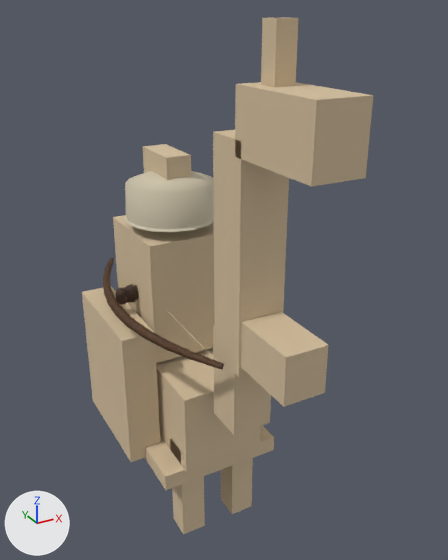
Two versions of the glTF model csharp/Unciv.Godot/Packs/units/models/unit/Camel Archer.glb, one commit apart.
Camera for both pictures: a 50 mm camera at (-0.665, -1.507, 1.397) aimed at (0.066, -0.179, 0.733). Lighting does not change. The marker at lower left points along +X, +Y and +Z. The picture after the commit comes second. Where no turn or scale is listed for an object, it has been applied to the vertices. Vertices at exactly the same position are counted once.

In view in the first picture: 'Bow', 'HorseMesh', 'Warrior'.
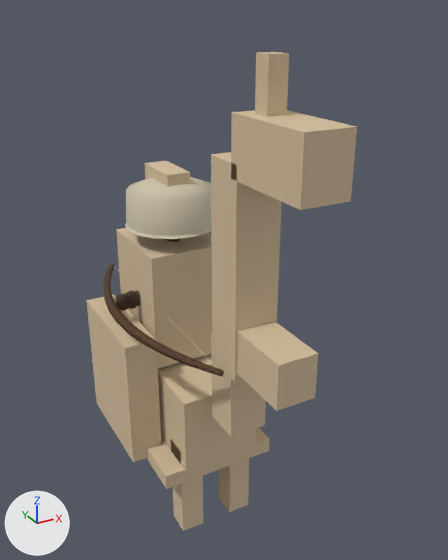
What changed in the scene script:
```text
Change me_horse:
    used by ob_horsemesh; location = (0.0, 0.0, 0.0)
    remove me_horse.from_pydata(...)  # 128 vertices, 192 faces; spans x -0.219..0.219, y -0.701..0.374, z 0.0..1.38
    add me_horse.from_pydata(...)  # 128 vertices, 192 faces; spans x -0.209..0.209, y -0.671..0.357, z 0.0..1.32
    me_horse part 1: the whole mesh is scaled about the mesh origin by 0.957
Change ob_warrior:
    ob_warrior.location: (0.0, 0.0, 0.437) -> (0.0, 0.0, 0.418)
Change ob_bow:
    ob_bow.location: (-0.139, -0.074, 0.653) -> (-0.139, -0.074, 0.634)
```

Boxes [x1, y1, x2, y2] around the edits, measured in the pictures (448 x 560 px):
'HorseMesh', rescaled (7% narrower, 7% shorter): before [82, 17, 373, 534]; after [86, 52, 357, 531]
'Warrior', moved: before [116, 171, 214, 305]; after [116, 177, 212, 311]
'Bow', moved: before [103, 258, 224, 369]; after [103, 263, 224, 376]
